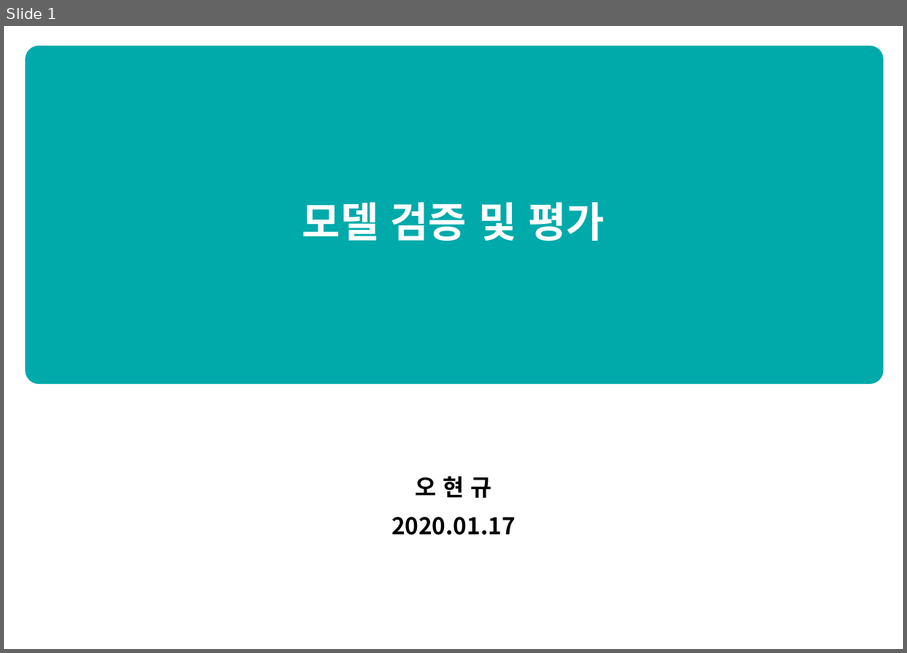
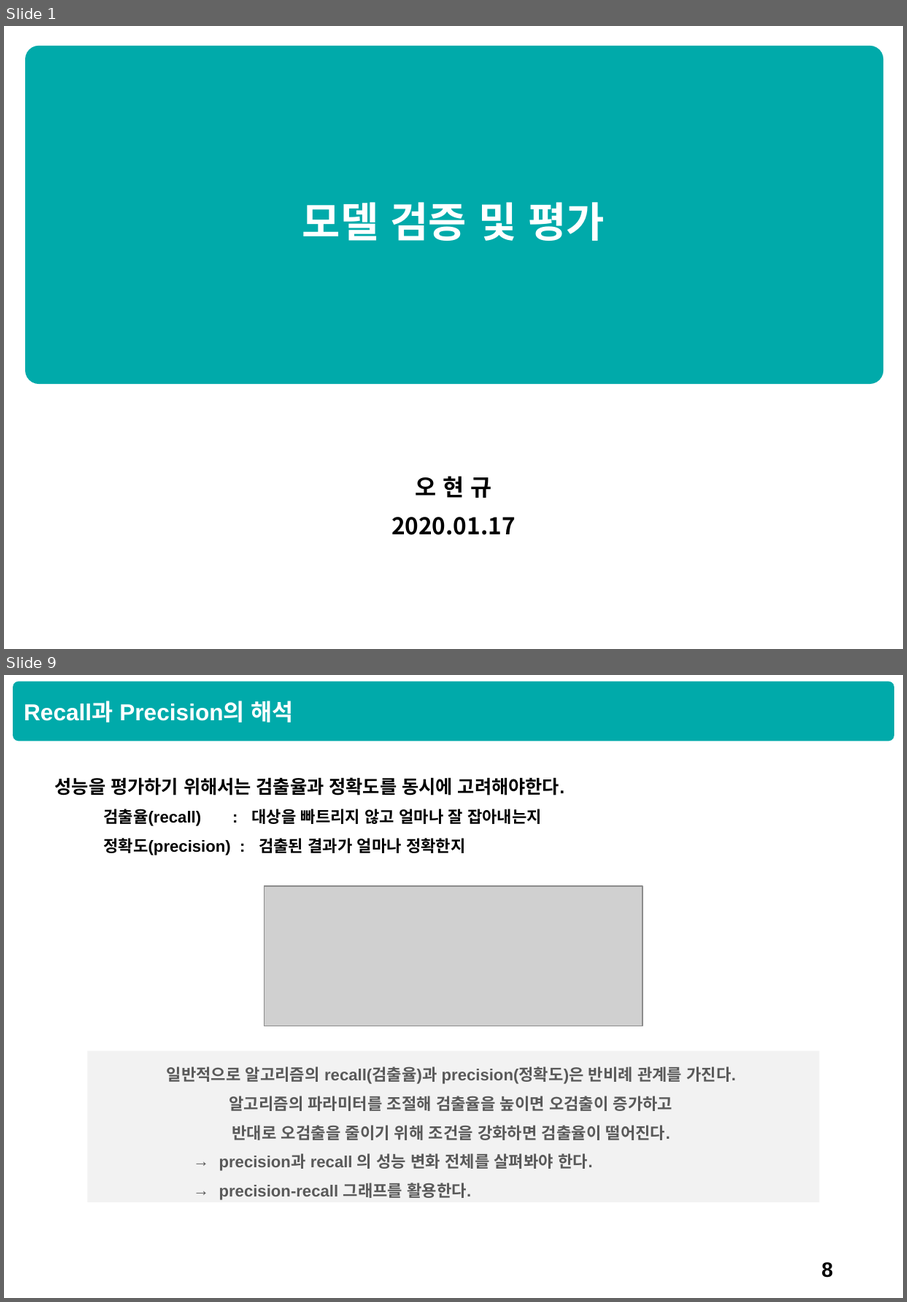
Before and after one commit to HyunQQ/analysis, a slide deck: 모델검증_평가_정리.pptx. Shown one above the other, each under a label of ours: slide 1 before the commit, slides 1 and 9 after it; the slides between them are not shown. The pictures are 907x653 and 907x1302 pixels, drawn with LibreOffice and Linux fonts; fonts in the diff are those of the drawing; grey boxes stand for pictures. Boxes give left, top, right and bottom in pixels: in the first picture for what was removed or moved away, otherwise in the second. Text is boxed around its words. In the diff, an @@ line names an element or a change of style, - is before the commit and + after.

```diff
--- a/모델검증_평가_정리.pptx
+++ b/모델검증_평가_정리.pptx
@@ slide 9 added at (4, 675, 903, 1298), background #FFFFFF @@
@@ rounded rectangle added at (13, 682, 895, 741), fill #00AAAA @@
@@ text added at (24, 701, 294, 722), 20 pt, text #FFFFFF, bold @@
+Recall과 Precision의 해석
@@ text added at (55, 777, 565, 855), 14 pt, text #000000, bold @@
+성능을 평가하기 위해서는 검출율과 정확도를 동시에 고려해야한다.
+  검출율(recall) : 대상을 빠트리지 않고 얼마나 잘 잡아내는지
+  정확도(precision) : 검출된 결과가 얼마나 정확한지
@@ picture added at (265, 886, 643, 1025) @@
@@ rectangle added at (88, 1050, 820, 1201), fill #F2F2F2, 14 pt, text #595959, bold @@
+일반적으로 알고리즘의 recall(검출율)과 precision(정확도)은 반비례 관계를 가진다.
+알고리즘의 파라미터를 조절해 검출율을 높이면 오검출이 증가하고
+반대로 오검출을 줄이기 위해 조건을 강화하면 검출율이 떨어진다.
+    → precision과 recall 의 성능 변화 전체를 살펴봐야 한다.
+    → precision-recall 그래프를 활용한다.
@@ page number added at (822, 1262, 833, 1277), 18 pt, text #000000 @@
+8
```
Also in this commit, not shown: 1 slide changed, 8 other slides added, 1 slide removed.
